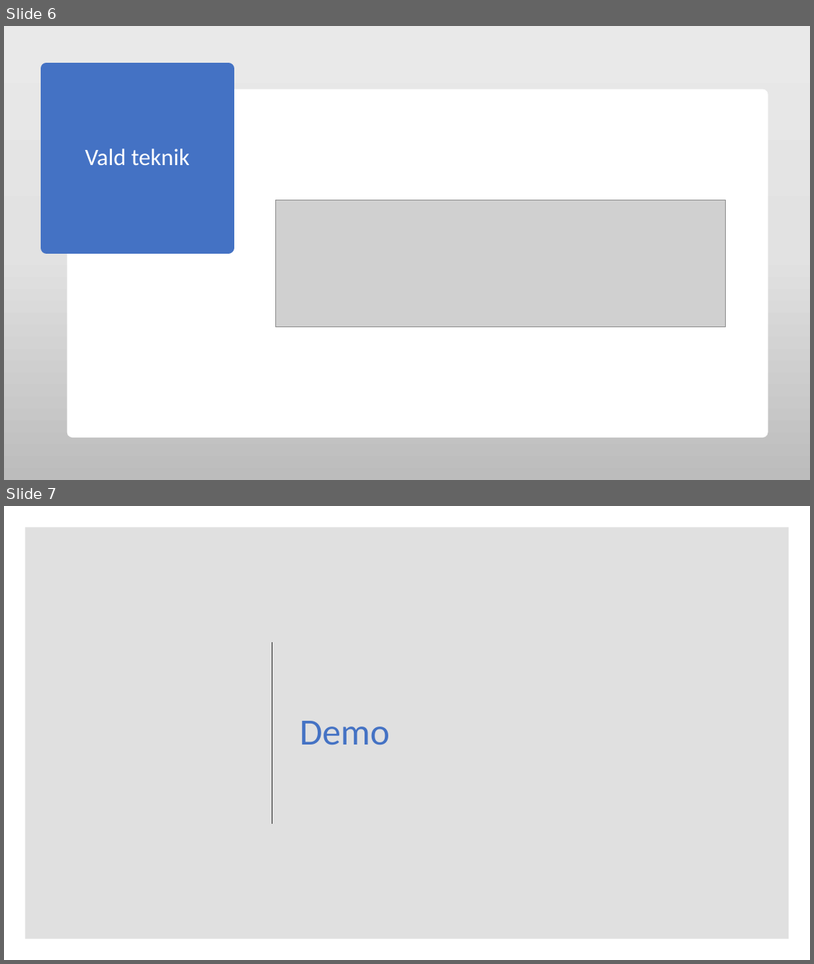
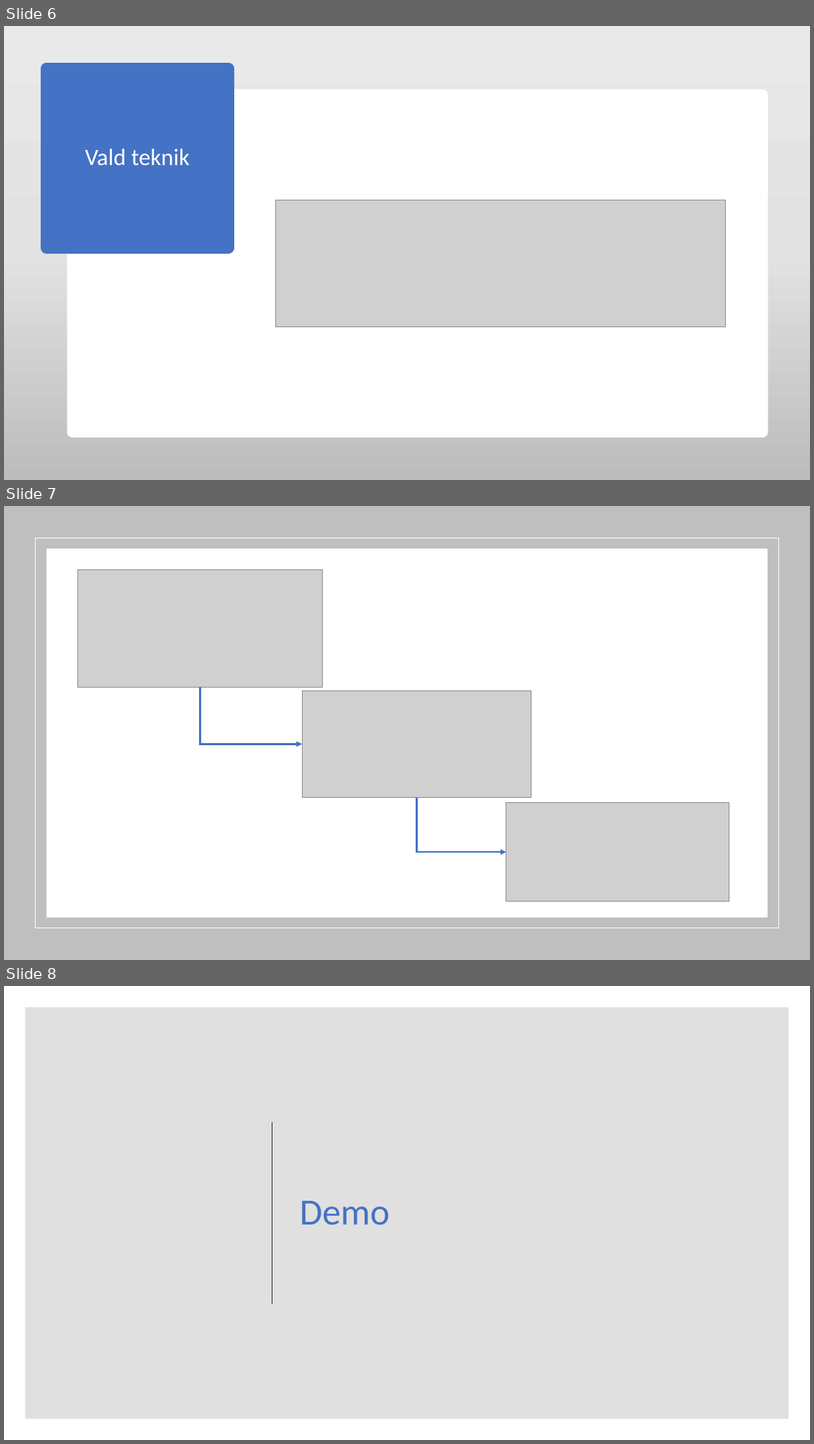
Before and after one commit to sobo1801/UnicornCo, a slide deck: Unicorn Co.pptx. Shown one above the other, each under a label of ours: slides 6 and 7 before the commit, slides 6, 7 and 8 after it. The pictures are 814x964 and 814x1444 pixels, drawn with LibreOffice and Linux fonts; fonts in the diff are those of the drawing; grey boxes stand for pictures. Boxes give left, top, right and bottom in pixels: in the first picture for what was removed or moved away, otherwise in the second. Text is boxed around its words. In the diff, an @@ line names an element or a change of style, - is before the commit and + after.

```diff
--- a/Unicorn Co.pptx
+++ b/Unicorn Co.pptx
@@ slide 7 added at [4,506,810,960], background #FFFFFF @@
@@ rectangle added at [4,506,810,960], fill #808080 at 50% opacity @@
@@ rectangle added at [36,538,779,928], outline #FFFFFF 1 pt @@
@@ rectangle added at [46,548,768,917], fill #FFFFFF @@
@@ picture added at [78,569,323,687] @@
@@ elbow arrow added from (201, 687) to (302, 744), #4472C4 2.25 pt @@
@@ picture added at [302,690,532,798] @@
@@ elbow arrow added from (417, 798) to (507, 852), #4472C4 2.25 pt @@
@@ picture added at [507,803,730,901] @@
@@ what was slide 7 is now slide 8 @@
```
Also in this commit, not shown: 1 slide changed, 5 other files.
